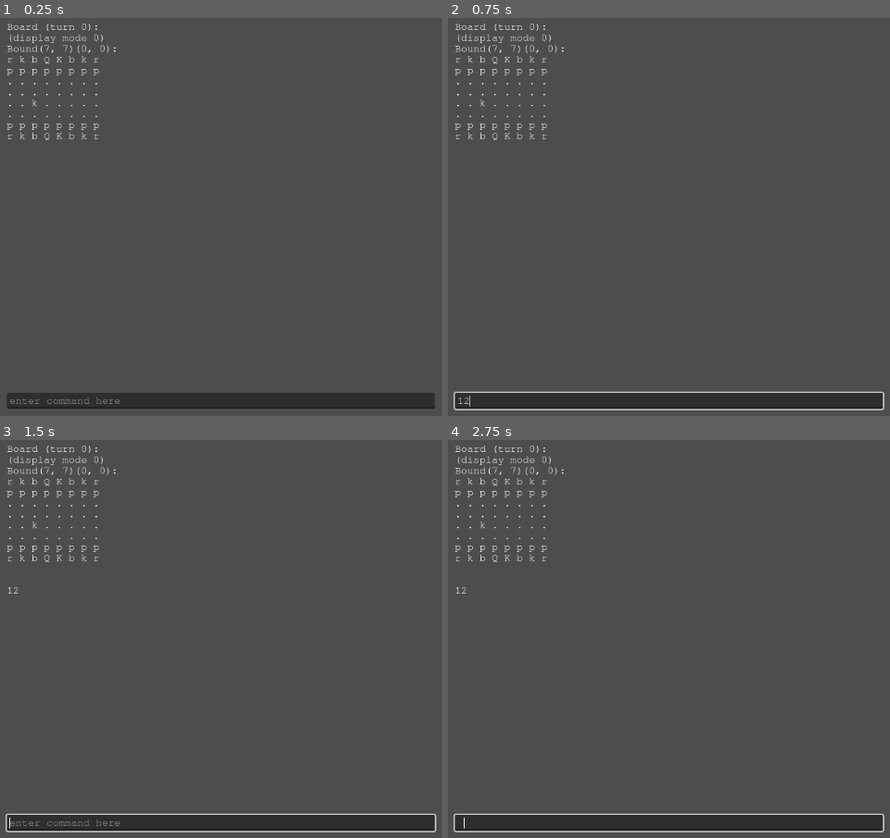
Above: before the commit, frames 1-4 (two rows, left to right).
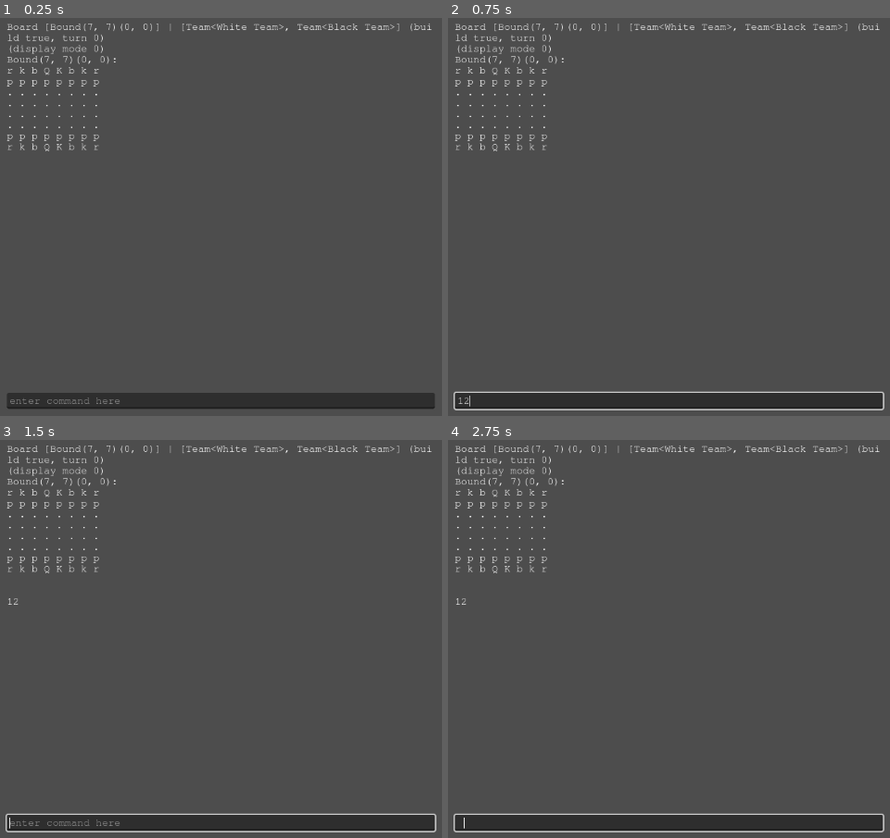
Above: after the commit, the same moments.

Repository: Roboticy3/Mess
Game: Godot game, scene res://default.tscn
Same seed, same stepped clock (60 frames per second), same inputs: the game is played once before the commit and once after it.
Inputs (mouse positions are in pixels of both pictures, inside the frame that each line leads up to):
- Up to frame 1 (0.25 s): no input
- Up to frame 2 (0.75 s): click (669, 400) at 0.52 s; type "12" at 0.6 s
- Up to frame 3 (1.5 s): tap Enter at 1.25 s
- Up to frame 4 (2.75 s): tap Space at 2 s

The runs differ from the first frame. In frame 1, 1.3% of the frame differs, in the area x 1-98%, y 1-34%; in frame 2, 1.3%; in frame 3, 1.3%, in the area x 1-98%, y 1-42%; in frame 4, 1.3%.

Commit message:
Started laying groundwork for checkmate

Diff:
--- a/Board Types/Board.gd
+++ b/Board Types/Board.gd
@@ -20,15 +20,19 @@
 #functions prefixed g_ are meant to be used when build is false
 #functions prefixed b_ are meant to be used when build is true
 #mutators should be able to handle both cases if they are not prefixed
-var build := false
+var build := true
 
 var position_type = TYPE_NIL
 
 #the shape of the board and the teams on it
-@export var shape:Array[Bound]
-@export var teams:Array[Team]
+var shape:Array[Bound]
+var teams:Array[Team]
+#max shapes and teams, set to 0 to ignore
+@export var max_shape := 0
+@export var max_teams := 0
 
 #the sources of the board's objects in the SceneTree, optionally used to fill shape, teams, and the pieces in starting_state
+#anything outside of the Board's section of the SceneTree may not be loaded by the time the Board is loaded
 @export var node_paths:Array[NodePath] = [NodePath(".")]
 
 #the initial state of the board, can contain Pieces and Variants
@@ -44,6 +48,8 @@
 #first board flagged as active will be set to Accessor's current_board
 var active := true
 
+### INITIALIZATION, MAY BE OVERRIDEN BY INHERITORS
+
 func _init():
 	if active: Accessor.current_board = self
 
@@ -52,7 +58,13 @@
 	for v in node_paths:
 		Accessor.get_children_recursive(get_node(v), add_node)
 	#sort the teams array by the priority assigned to each team
-	teams.sort_custom(func (t1:Team, t2:Team) -> bool: return t1.priority > t2.priority)
+	teams.sort_custom(func (a:Team, b:Team) -> bool: return a.priority > b.priority)
+
+func _ready():
+	fill_nodes()
+	if build: b_options()
+	else: g_options()
+	Accessor.a_print(str(self))
 
 #everybody shut up new class just dropped
 #call this with a node to add it to the board individually
@@ -65,12 +77,14 @@
 	elif v is Bound:
 		v = v as Bound
 
-		shape.append(v)
+		if (max_shape == 0 || shape.size() < max_shape): shape.append(v)
+		else: Accessor.a_print("Could not add " + str(v) + ", max shape exceeded")
 		return true
 	elif v is Team:
 		v = v as Team
 
-		teams.append(v)
+		if (max_teams == 0 || shape.size() < max_teams): teams.append(v)
+		else: Accessor.a_print("Could not add " + str(v) + ", max teams exceeded")
 
 	return false
 
@@ -82,16 +96,22 @@
 	add_piece(p)
 
 #add a piece, even if it is not in the SceneTree
-func add_piece(p:Piece):
-	var p_s = p.state
-	get_state()[p_s["position"]] = p
-	current_state[p_s["position"]] = p
+func add_piece(p:Piece, pos=null) -> void:
+	if pos == null: pos = p.get_position()
+	get_state()[pos] = p
+	current_state[pos] = p
+
+func remove_piece(p:Piece, pos=null) -> void:
+	var r = Removed.new()
+	r.last = p
+
+	if pos == null: pos = p.get_position()
+	get_state()[pos] = r
+	current_state.erase(pos)
 
 #move piece p to a new position on the active state
 #adds a Removed in the old position of the piece in generated mode
 func move_piece(p:Piece, new_pos) -> Piece:
-	if new_pos == null:
-		print("ah!")
 
 	var s := current_state
 	var p_s := p.get_state()
@@ -101,14 +121,11 @@
 	p_new = copy_piece(p)
 
 	p_new.last = s.get(new_pos)
-	var r = Removed.new()
-	r.last = p
-	get_state()[pos] = r
+	remove_piece(p, pos)
 
 	var n_s := p_new.get_state()
 	n_s["position"] = new_pos
 
-	s.erase(pos)
 	add_piece(p_new)
 
 	return p_new
@@ -202,6 +219,14 @@
 				add_state(new_s)
 				merge_state(new_s)
 				o_v[j].call()
+
+			var w := is_winning(get_team_idx(get_turn() - 1))
+			var l := is_losing(get_team_idx())
+
+			if depth == 1 && (w || l):
+				print(Accessor.shaped_2i_state_to_string(current_state, shape))
+				print(w)
+				print(l)
 
 			b_options(depth - 1)
 
@@ -281,10 +306,10 @@
 	var t = p.get_team()
 	return t == null || t == get_team()
 
-func get_state(turn := states.size() - 1) -> Dictionary:
+func get_state(turn := get_turn()) -> Dictionary:
 	return states[turn]
 
-func get_team(pos=null, turn := states.size() - 1) -> Team:
+func get_team(pos=null, turn := get_turn()) -> Team:
 
 	if typeof(pos) == position_type:
 		var p:Piece = get_piece(pos)
@@ -297,6 +322,15 @@
 		return null
 
 	return teams[turn % teams.size()]
+
+func get_turn() -> int:
+	return states.size() - 1
+
+func get_team_idx(turn := get_turn()) -> int:
+	if teams.is_empty():
+		return -1
+
+	return turn % teams.size()
 
 #returns false if the input position is out of bounds
 func has_position(pos) -> bool:
@@ -305,9 +339,25 @@
 			return true
 	return false
 
-#implemented by inheritors
-func get_winner(_state:=current_state) -> Team:
-	return
+func copy_piece(p:Piece) -> Piece:
+	var new_p:Piece = Piece.new()
+	var pp = p.get_parent()
+
+	new_p.type = p.type
+	new_p.last = p.last
+	new_p.state = p.state.duplicate()
+
+	pp.add_child(new_p)
+
+	return new_p
+
+### DESIGNED TO BE OVERRIDDEN BY INHERITORS
+
+func is_winning(team_idx:int) -> bool:
+	return false
+
+func is_losing(team_idx:int) -> bool:
+	return false
 
 #traverse (WIP) allow moves to interact with the Board's shape, currently just returns to if its in bounds
 func traverse(from, to):
@@ -318,14 +368,5 @@
 
 	return null
 
-func copy_piece(p:Piece) -> Piece:
-	var new_p:Piece = Piece.new()
-	var pp = p.get_parent()
-
-	new_p.type = p.type
-	new_p.last = p.last
-	new_p.state = p.state.duplicate()
-
-	pp.add_child(new_p)
-
-	return new_p
+func _to_string() -> String:
+	return "Board " + str(shape) + " | " + str(teams) + " (build " + str(build) + ", turn " + str(get_turn()) + ")"
--- a/Board Types/Board2i.gd
+++ b/Board Types/Board2i.gd
@@ -5,24 +5,12 @@
 	super._init()
 	position_type = TYPE_VECTOR2I
 
-func _ready():
-
-	#fill the board
-	fill_nodes()
-
-
-	#generate options to use for the turn
-	build = true
-	b_options()
-
-	Accessor.a_print(str(self))
-
 func _to_string():
 
 	if states.is_empty():
 		return "Board (empty)"
 
-	var result := "Board (turn " + str(states.size() - 1) + "):\n"
+	var result:String = super._to_string() + "\n"
 	var s = current_state
 
 	result += Accessor.shaped_2i_state_to_string(s, shape)
--- /dev/null
+++ b/Board Types/Chess.gd
@@ -0,0 +1,20 @@
+extends Board2i
+
+var kings:Array[Piece] = [null, null]
+func add_piece(p:Piece, pos=null) -> void:
+
+	if pos == null: pos = p.get_position()
+
+	var i = teams.find(p.get_team())
+	if i != -1:
+		var old_p = get_piece(pos)
+		if p.type is King2i:
+			kings[i] = p
+		elif old_p is Piece and old_p.type is King2i:
+			kings[i] = null
+
+	super.add_piece(p, pos)
+
+
+func is_losing(team_idx:int) -> bool:
+	return kings[team_idx] == null
--- a/Scripts/Player/CommandLine.gd
+++ b/Scripts/Player/CommandLine.gd
@@ -66,7 +66,7 @@
 func show_state(args:Array[String]):
 
 	var b := player.board
-	var idx := b.states.size() - 1
+	var idx := b.get_turn()
 
 	var c := false
 	if !args.is_empty():
--- a/Scripts/Player/Player.gd
+++ b/Scripts/Player/Player.gd
@@ -45,8 +45,8 @@
 
 func play(o) -> bool:
 	var success := board.call_option(selection, o)
-	if success: Accessor.a_print(str(self) + " played option " + str(o) + " found in piece " + str(selection))
-	else: Accessor.a_print(str(self) + " no option " + str(o) + " found in piece " + str(selection))
+	if success: Accessor.a_print(str(self) + " played option " + str(o))
+	else: Accessor.a_print(str(self) + " no option " + str(o))
 
 	selection = null
 
--- a/default.tscn
+++ b/default.tscn
@@ -1,6 +1,6 @@
-[gd_scene load_steps=23 format=3 uid="uid://csevw85mg4w2l"]
-
-[ext_resource type="Script" path="res://Board Types/Board2i.gd" id="1_e3vkr"]
+[gd_scene load_steps=22 format=3 uid="uid://csevw85mg4w2l"]
+
+[ext_resource type="Script" path="res://Board Types/Chess.gd" id="1_843vs"]
 [ext_resource type="Script" path="res://Scripts/Board Elements/Team.gd" id="2_l4gke"]
 [ext_resource type="Script" path="res://Piece Types/Piece.gd" id="3_inpwt"]
 [ext_resource type="Script" path="res://Piece Types/Pawn2i.gd" id="4_c2gxl"]
@@ -34,9 +34,6 @@
 [sub_resource type="Resource" id="Resource_6gybt"]
 script = ExtResource("9_wrjyr")
 
-[sub_resource type="Resource" id="Resource_308xv"]
-script = ExtResource("5_sjywq")
-
 [node name="Default" type="Control"]
 layout_mode = 3
 anchors_preset = 15
@@ -46,7 +43,10 @@
 grow_vertical = 2
 
 [node name="Board" type="Node" parent="."]
-script = ExtResource("1_e3vkr")
+script = ExtResource("1_843vs")
+max_shape = 1
+max_teams = 2
+node_paths = null
 
 [node name="White Team" type="Node" parent="Board"]
 script = ExtResource("2_l4gke")
@@ -287,13 +287,6 @@
 [node name="Bound2i" type="Node" parent="Board/Shape"]
 script = ExtResource("10_mxo0n")
 _a = Vector2i(7, 7)
-
-[node name="Pawn" type="Node" parent="Board"]
-script = ExtResource("3_inpwt")
-type = SubResource("Resource_308xv")
-starting_state = {
-"position": Vector2i(2, 3)
-}
 
 [node name="Test" type="Node" parent="."]
 script = ExtResource("6_34qhd")
@@ -340,4 +333,5 @@
 theme_override_fonts/font = ExtResource("8_kjhd7")
 placeholder_text = "enter command here"
 script = ExtResource("10_to7dn")
+send_action = null
 player_path = NodePath("../../Test")
